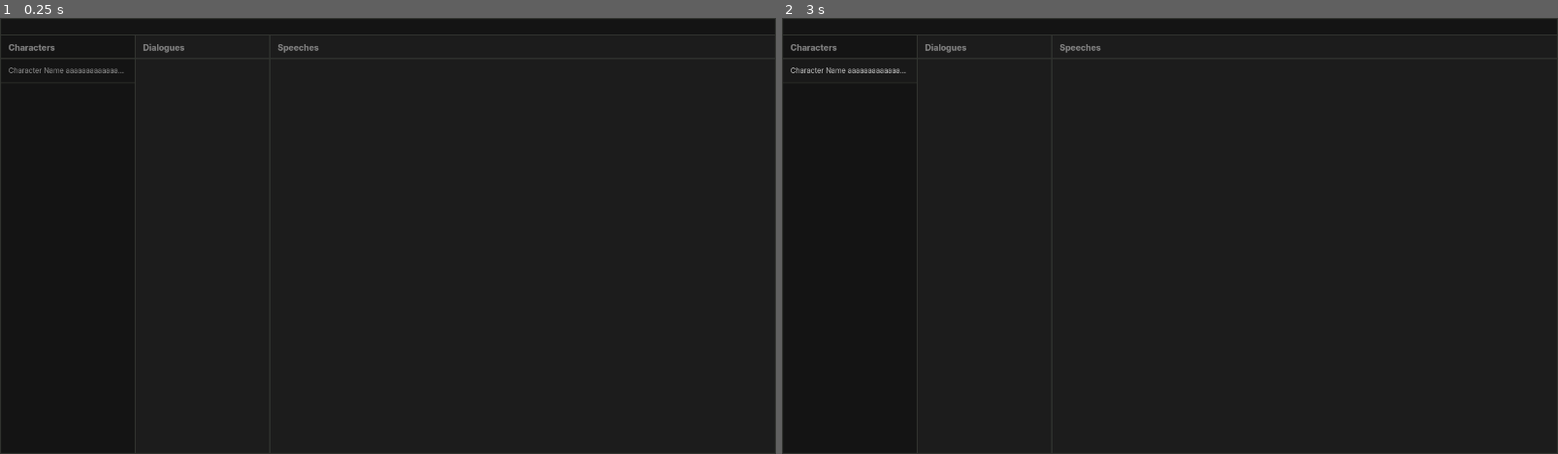
Above: before the commit, frames 1-2 (left to right).
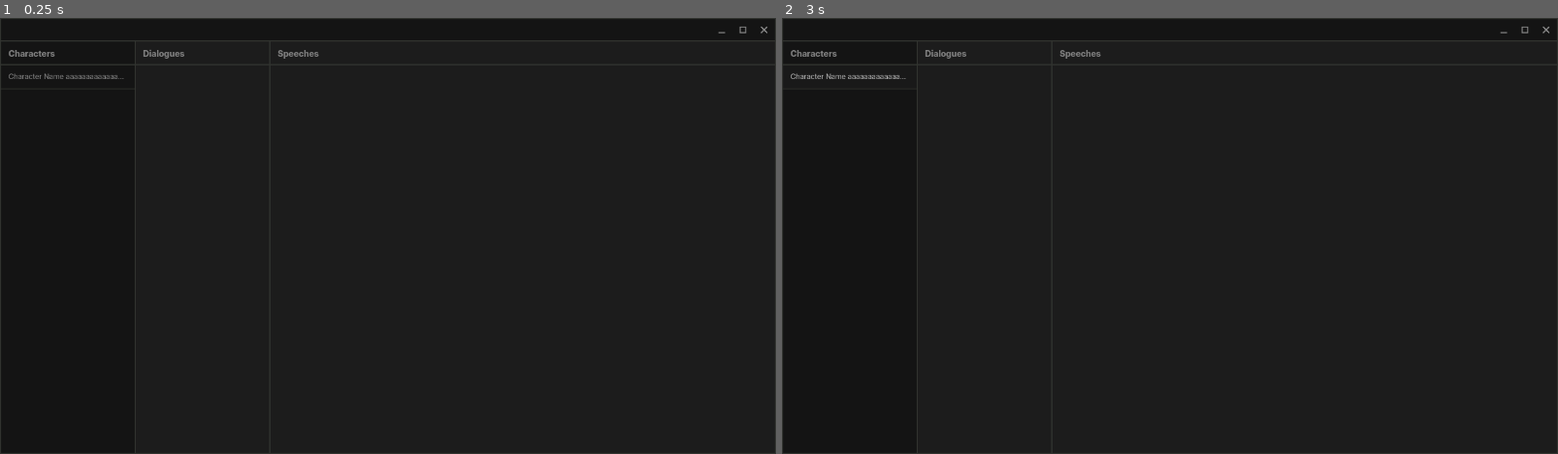
Above: after the commit, the same moments.

Repository: Dinno-DEV/Dialogue-Editor
Game: Godot game, scene res://main.tscn
Two runs of this game, one before a commit and one after it. Both use one fixed random seed, a clock stepped at 60 frames per second and the inputs below.
Inputs (mouse positions are in pixels of both pictures, inside the frame that each line leads up to):
- Up to frame 1 (0.25 s): no input
- Up to frame 2 (3 s): click (1503, 31) at 0.52 s; click (1526, 31) at 1.27 s; click (1526, 31) at 2.02 s; click "Character Name aaaaaaaaaaaaaa…" at 2.75 s

The runs differ from the first frame. In frame 1, 0.9% of the frame differs, in the area x 0-100%, y 2-14%; in frame 2, 0.8%.

Commit message:
Basic Window Features 2
- Can exit (no warnings yet)
- Can maximize fullscreen
- Can restore window
- Can minimize window

Diff:
--- /dev/null
+++ b/Exit.gd
@@ -0,0 +1,10 @@
+extends Button
+
+signal exitting_editor
+
+func exit_editor():
+	get_tree().quit()
+
+func _on_pressed():
+	exitting_editor.emit()
+	exit_editor()
--- /dev/null
+++ b/Maximize.gd
@@ -0,0 +1,12 @@
+extends Button
+
+signal window_maximized()
+
+func maximize_window():
+	DisplayServer.window_set_mode(DisplayServer.WINDOW_MODE_EXCLUSIVE_FULLSCREEN)
+	window_maximized.emit()
+
+func _on_pressed():
+	maximize_window()
+	self.visible = false
+	$"../Restore".visible = true
--- /dev/null
+++ b/Minimize.gd
@@ -0,0 +1,10 @@
+extends Button
+
+signal window_minimized()
+
+func minimize_window():
+	DisplayServer.window_set_mode(DisplayServer.WINDOW_MODE_MINIMIZED)
+	window_minimized.emit()
+
+func _on_pressed():
+	minimize_window()
--- /dev/null
+++ b/Restore.gd
@@ -0,0 +1,17 @@
+extends Button
+
+signal window_restored()
+
+var base_window
+
+func _ready():
+	base_window = DisplayServer.window_get_mode()
+
+func restore_window():
+	window_restored.emit()
+	DisplayServer.window_set_mode(DisplayServer.WINDOW_MODE_WINDOWED)
+
+func _on_pressed():
+	restore_window()
+	self.visible = false
+	$"../Maximize".visible = true
--- a/main.tscn
+++ b/main.tscn
@@ -10,9 +10,17 @@
 [ext_resource type="Script" path="res://WindowPanelContainer.gd" id="4_07rid"]
 [ext_resource type="LabelSettings" uid="uid://cugtbo268hyio" path="res://Label Settings/panel_title.tres" id="4_figfm"]
 [ext_resource type="FontFile" uid="uid://b2hy1p82ki2h1" path="res://Fonts/Inter_18pt-Regular.ttf" id="5_8lwfh"]
+[ext_resource type="Texture2D" uid="uid://do5lsv2c6h4t" path="res://Icons/minimize.png" id="5_a3la2"]
 [ext_resource type="StyleBox" uid="uid://cn12rdr2q1ocg" path="res://Styles/character_button_normal.tres" id="5_cw16e"]
+[ext_resource type="Texture2D" uid="uid://cxswb584amdup" path="res://Icons/exit.png" id="5_f2igt"]
 [ext_resource type="StyleBox" uid="uid://cuqtigb34sha4" path="res://Styles/character_button_hover.tres" id="6_2glin"]
+[ext_resource type="Texture2D" uid="uid://dvrri0lfdkfeg" path="res://Icons/maximize.png" id="6_24qow"]
+[ext_resource type="Script" path="res://Minimize.gd" id="6_i3v04"]
 [ext_resource type="StyleBox" uid="uid://c3pdtaydwb6ph" path="res://Styles/character_button_clicked.tres" id="7_6cvvu"]
+[ext_resource type="Texture2D" uid="uid://dnkb2u1ldmwxi" path="res://Icons/restore.png" id="7_dpd1k"]
+[ext_resource type="Script" path="res://Maximize.gd" id="7_pta01"]
+[ext_resource type="Script" path="res://Restore.gd" id="8_4mcci"]
+[ext_resource type="Script" path="res://Exit.gd" id="9_ot3e6"]
 [ext_resource type="Script" path="res://WindowResizer.gd" id="14_5h5xk"]
 [ext_resource type="Script" path="res://MiddleRightResizer.gd" id="15_865i0"]
 [ext_resource type="Script" path="res://BottomMiddleResizer.gd" id="16_7y13h"]
@@ -35,6 +43,12 @@
 VScrollBar/styles/grabber_pressed = SubResource("StyleBoxFlat_4bifp")
 VScrollBar/styles/scroll = SubResource("StyleBoxFlat_d1328")
 VScrollBar/styles/scroll_focus = SubResource("StyleBoxEmpty_e5twu")
+
+[sub_resource type="StyleBoxEmpty" id="StyleBoxEmpty_ylhc0"]
+content_margin_left = 12.0
+content_margin_top = 12.0
+content_margin_right = 12.0
+content_margin_bottom = 12.0
 
 [sub_resource type="PlaceholderTexture2D" id="PlaceholderTexture2D_vca76"]
 size = Vector2(0, 0)
@@ -61,7 +75,7 @@
 theme_override_constants/separation = 2
 
 [node name="WindowPanelContainer" type="PanelContainer" parent="VBoxContainer"]
-custom_minimum_size = Vector2(0, 25)
+custom_minimum_size = Vector2(0, 35)
 layout_mode = 2
 theme_override_styles/panel = ExtResource("2_62rlr")
 script = ExtResource("4_07rid")
@@ -69,13 +83,83 @@
 [node name="HBoxContainer" type="HBoxContainer" parent="VBoxContainer/WindowPanelContainer"]
 layout_mode = 2
 
-[node name="Left" type="HBoxContainer" parent="VBoxContainer/WindowPanelContainer/HBoxContainer"]
+[node name="LeftMenu" type="HBoxContainer" parent="VBoxContainer/WindowPanelContainer/HBoxContainer"]
 layout_mode = 2
 size_flags_horizontal = 2
 
-[node name="Right" type="HBoxContainer" parent="VBoxContainer/WindowPanelContainer/HBoxContainer"]
+[node name="RightMenu" type="HBoxContainer" parent="VBoxContainer/WindowPanelContainer/HBoxContainer"]
 layout_mode = 2
 size_flags_horizontal = 10
+theme_override_constants/separation = 0
+
+[node name="Minimize" type="Button" parent="VBoxContainer/WindowPanelContainer/HBoxContainer/RightMenu"]
+custom_minimum_size = Vector2(35, 35)
+layout_mode = 2
+focus_mode = 0
+theme_override_colors/icon_normal_color = Color(1, 1, 1, 0.498039)
+theme_override_colors/icon_pressed_color = Color(1, 1, 1, 1)
+theme_override_colors/icon_hover_color = Color(1, 1, 1, 1)
+theme_override_styles/normal = SubResource("StyleBoxEmpty_ylhc0")
+theme_override_styles/hover = SubResource("StyleBoxEmpty_ylhc0")
+theme_override_styles/pressed = SubResource("StyleBoxEmpty_ylhc0")
+theme_override_styles/disabled = SubResource("StyleBoxEmpty_ylhc0")
+theme_override_styles/focus = SubResource("StyleBoxEmpty_ylhc0")
+icon = ExtResource("5_a3la2")
+icon_alignment = 1
+expand_icon = true
+script = ExtResource("6_i3v04")
+
+[node name="Maximize" type="Button" parent="VBoxContainer/WindowPanelContainer/HBoxContainer/RightMenu"]
+custom_minimum_size = Vector2(35, 35)
+layout_mode = 2
+focus_mode = 0
+theme_override_colors/icon_normal_color = Color(1, 1, 1, 0.498039)
+theme_override_colors/icon_pressed_color = Color(1, 1, 1, 1)
+theme_override_colors/icon_hover_color = Color(1, 1, 1, 1)
+theme_override_styles/normal = SubResource("StyleBoxEmpty_ylhc0")
+theme_override_styles/hover = SubResource("StyleBoxEmpty_ylhc0")
+theme_override_styles/pressed = SubResource("StyleBoxEmpty_ylhc0")
+theme_override_styles/disabled = SubResource("StyleBoxEmpty_ylhc0")
+theme_override_styles/focus = SubResource("StyleBoxEmpty_ylhc0")
+icon = ExtResource("6_24qow")
+icon_alignment = 1
+expand_icon = true
+script = ExtResource("7_pta01")
+
+[node name="Restore" type="Button" parent="VBoxContainer/WindowPanelContainer/HBoxContainer/RightMenu"]
+visible = false
+custom_minimum_size = Vector2(35, 35)
+layout_mode = 2
+focus_mode = 0
+theme_override_colors/icon_normal_color = Color(1, 1, 1, 0.498039)
+theme_override_colors/icon_pressed_color = Color(1, 1, 1, 1)
+theme_override_colors/icon_hover_color = Color(1, 1, 1, 1)
+theme_override_styles/normal = SubResource("StyleBoxEmpty_ylhc0")
+theme_override_styles/hover = SubResource("StyleBoxEmpty_ylhc0")
+theme_override_styles/pressed = SubResource("StyleBoxEmpty_ylhc0")
+theme_override_styles/disabled = SubResource("StyleBoxEmpty_ylhc0")
+theme_override_styles/focus = SubResource("StyleBoxEmpty_ylhc0")
+icon = ExtResource("7_dpd1k")
+icon_alignment = 1
+expand_icon = true
+script = ExtResource("8_4mcci")
+
+[node name="Exit" type="Button" parent="VBoxContainer/WindowPanelContainer/HBoxContainer/RightMenu"]
+custom_minimum_size = Vector2(35, 35)
+layout_mode = 2
+focus_mode = 0
+theme_override_colors/icon_normal_color = Color(1, 1, 1, 0.498039)
+theme_override_colors/icon_pressed_color = Color(1, 1, 1, 1)
+theme_override_colors/icon_hover_color = Color(1, 1, 1, 1)
+theme_override_styles/normal = SubResource("StyleBoxEmpty_ylhc0")
+theme_override_styles/hover = SubResource("StyleBoxEmpty_ylhc0")
+theme_override_styles/pressed = SubResource("StyleBoxEmpty_ylhc0")
+theme_override_styles/disabled = SubResource("StyleBoxEmpty_ylhc0")
+theme_override_styles/focus = SubResource("StyleBoxEmpty_ylhc0")
+icon = ExtResource("5_f2igt")
+icon_alignment = 1
+expand_icon = true
+script = ExtResource("9_ot3e6")
 
 [node name="HSplitContainer" type="HSplitContainer" parent="VBoxContainer"]
 layout_mode = 2
@@ -239,6 +323,10 @@
 
 [connection signal="mouse_entered" from="VBoxContainer/WindowPanelContainer" to="VBoxContainer/WindowPanelContainer" method="_on_mouse_entered"]
 [connection signal="mouse_exited" from="VBoxContainer/WindowPanelContainer" to="VBoxContainer/WindowPanelContainer" method="_on_mouse_exited"]
+[connection signal="pressed" from="VBoxContainer/WindowPanelContainer/HBoxContainer/RightMenu/Minimize" to="VBoxContainer/WindowPanelContainer/HBoxContainer/RightMenu/Minimize" method="_on_pressed"]
+[connection signal="pressed" from="VBoxContainer/WindowPanelContainer/HBoxContainer/RightMenu/Maximize" to="VBoxContainer/WindowPanelContainer/HBoxContainer/RightMenu/Maximize" method="_on_pressed"]
+[connection signal="pressed" from="VBoxContainer/WindowPanelContainer/HBoxContainer/RightMenu/Restore" to="VBoxContainer/WindowPanelContainer/HBoxContainer/RightMenu/Restore" method="_on_pressed"]
+[connection signal="pressed" from="VBoxContainer/WindowPanelContainer/HBoxContainer/RightMenu/Exit" to="VBoxContainer/WindowPanelContainer/HBoxContainer/RightMenu/Exit" method="_on_pressed"]
 [connection signal="mouse_entered" from="WindowResizer/Middle/MiddleRightResizer" to="WindowResizer/Middle/MiddleRightResizer" method="_on_mouse_entered"]
 [connection signal="mouse_exited" from="WindowResizer/Middle/MiddleRightResizer" to="WindowResizer/Middle/MiddleRightResizer" method="_on_mouse_exited"]
 [connection signal="mouse_entered" from="WindowResizer/Bottom/BottomMiddleResizer" to="WindowResizer/Bottom/BottomMiddleResizer" method="_on_mouse_entered"]
--- a/project.godot
+++ b/project.godot
@@ -20,7 +20,6 @@
 window/size/viewport_width=1280
 window/size/viewport_height=720
 window/size/borderless=true
-window/size/extend_to_title=true
 
 [input]
 
Binary file added: Icons/exit.png
Not shown, added: Icons/exit.png.import
Binary file added: Icons/maximize.png
Not shown, added: Icons/maximize.png.import
Binary file added: Icons/minimize.png
Not shown, added: Icons/minimize.png.import
Binary file added: Icons/restore.png
Not shown, added: Icons/restore.png.import
Not shown: 1 places in main.tscn that only renumber resources
